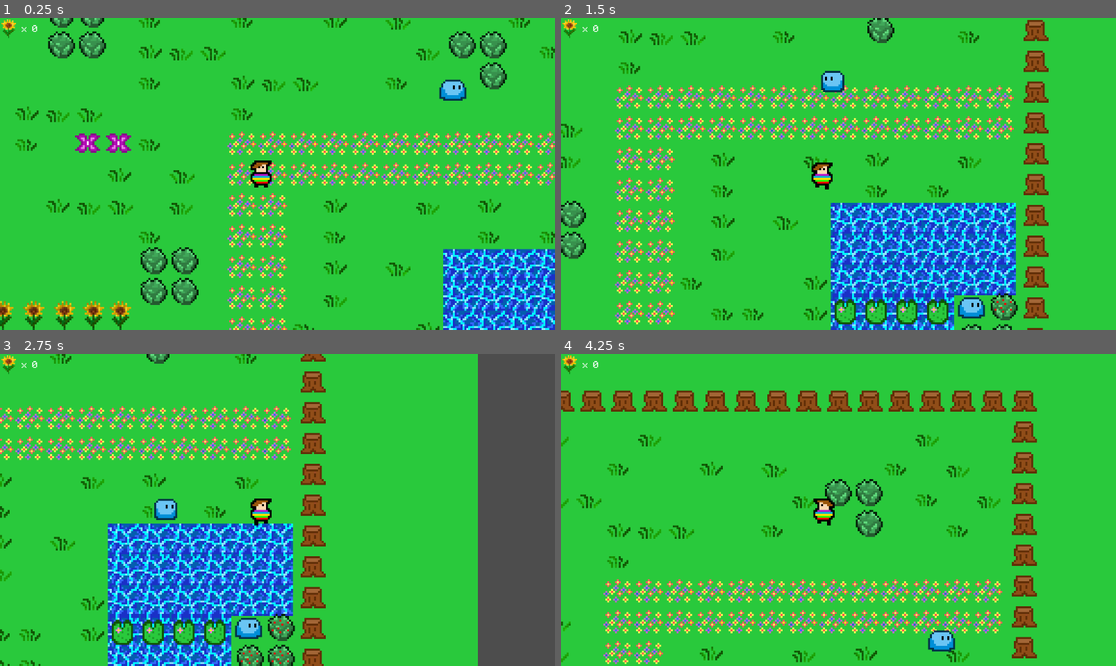
Above: before the commit, frames 1-4 (two rows, left to right).
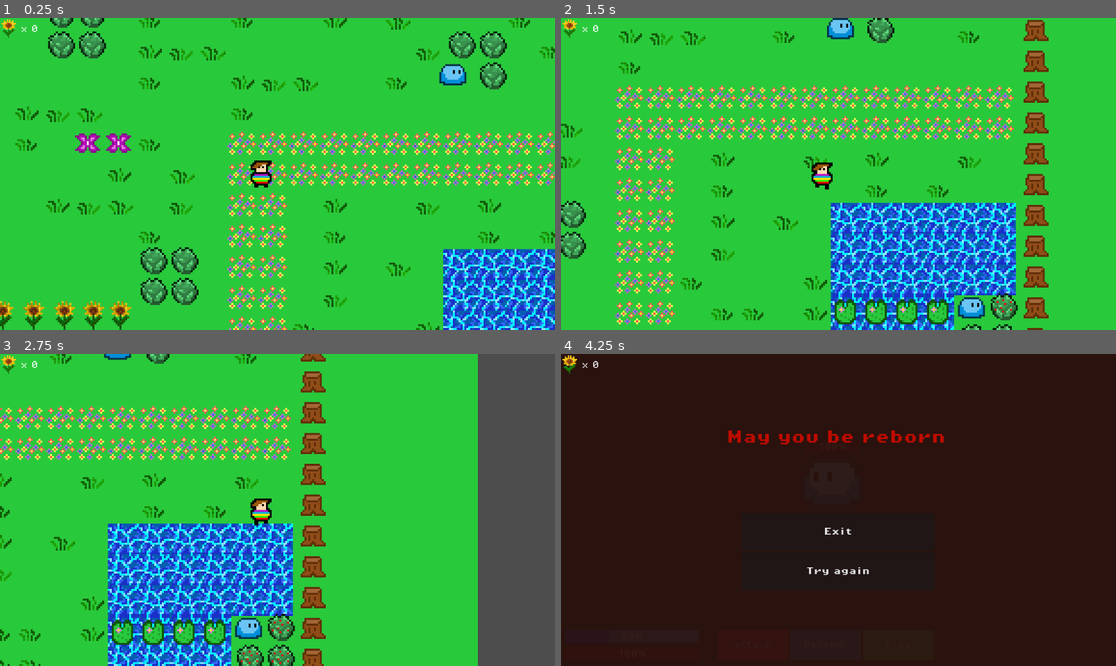
Above: after the commit, the same moments.

Repository: Kebo02/rpg-prog-2
Game: Godot game, scene res://scenes/rpg_prog_2.tscn
Same seed, same stepped clock (60 frames per second), same inputs: the game is played once before the commit and once after it. Sound files missing from this copy of the repository are replaced by a short silence.
Inputs:
- Up to frame 1 (0.25 s): no input
- Up to frame 2 (1.5 s): hold Right (ui_right) 0.53-1.28 s; hold Down (ui_down) from 1.28 s (still down)
- Up to frame 3 (2.75 s): release Down (ui_down) at 2.03 s; hold Right (ui_right) from 2.03 s (still down)
- Up to frame 4 (4.25 s): release Right (ui_right) at 2.78 s; hold Up (ui_up) 2.78-3.53 s; hold Left (ui_left) from 3.53 s (still down)

The runs differ from the first frame. In frame 1, 0.5% of the frame differs, in the area x 79-85%, y 14-27%; in frame 2, 0.6%; in frame 3, 0.4%; in frame 4, 100%, in the area x 0-100%, y 0-100%.

Commit message:
#8 game over screen

Diff:
--- a/scenes/battle_scene.tscn
+++ b/scenes/battle_scene.tscn
@@ -3,6 +3,7 @@
 [ext_resource type="Texture2D" uid="uid://vng5coc5dqa1" path="res://assets/entity_animation/blue_slime_walking_animation.png" id="1_kinr6"]
 [ext_resource type="Script" uid="uid://bfjhvegy7q2x2" path="res://scripts/battle_scene.gd" id="1_rca61"]
 [ext_resource type="FontFile" uid="uid://6op1lmq0am5u" path="res://assets/fonts/PixelOperator8.ttf" id="2_rca61"]
+[ext_resource type="FontFile" uid="uid://c6kyk7lrixu0f" path="res://assets/fonts/PixelOperator8-Bold.ttf" id="4_8qdv8"]
 
 [sub_resource type="AtlasTexture" id="AtlasTexture_rca61"]
 atlas = ExtResource("1_kinr6")
@@ -26,6 +27,33 @@
 [sub_resource type="StyleBoxFlat" id="StyleBoxFlat_8qdv8"]
 bg_color = Color(0.12156863, 0.24313726, 0.85882354, 1)
 
+[sub_resource type="StyleBoxFlat" id="StyleBoxFlat_7mjbx"]
+bg_color = Color(0.7490196, 0.105882354, 0.17254902, 1)
+
+[sub_resource type="StyleBoxFlat" id="StyleBoxFlat_jrwob"]
+bg_color = Color(0.7490196, 0.105882354, 0.17254902, 1)
+
+[sub_resource type="StyleBoxFlat" id="StyleBoxFlat_porms"]
+bg_color = Color(0.8666667, 0, 0.003921569, 1)
+
+[sub_resource type="StyleBoxFlat" id="StyleBoxFlat_0hs4o"]
+bg_color = Color(0.078431375, 0.5372549, 0.8901961, 1)
+
+[sub_resource type="StyleBoxFlat" id="StyleBoxFlat_1i8jf"]
+bg_color = Color(0.078431375, 0.5372549, 0.8901961, 1)
+
+[sub_resource type="StyleBoxFlat" id="StyleBoxFlat_g6hvt"]
+bg_color = Color(0, 0.7666669, 1, 1)
+
+[sub_resource type="StyleBoxFlat" id="StyleBoxFlat_svpld"]
+bg_color = Color(0.1882353, 0.6509804, 0.15294118, 1)
+
+[sub_resource type="StyleBoxFlat" id="StyleBoxFlat_g72on"]
+bg_color = Color(0.1882353, 0.6509804, 0.15294118, 1)
+
+[sub_resource type="StyleBoxFlat" id="StyleBoxFlat_tttxe"]
+bg_color = Color(0.21176471, 1, 0, 1)
+
 [sub_resource type="StyleBoxFlat" id="StyleBoxFlat_pxwbd"]
 bg_color = Color(0.7490196, 0.105882354, 0.17254902, 1)
 
@@ -35,20 +63,23 @@
 [sub_resource type="StyleBoxFlat" id="StyleBoxFlat_0gp0h"]
 bg_color = Color(0.8666667, 0, 0.003921569, 1)
 
-[sub_resource type="StyleBoxFlat" id="StyleBoxFlat_1i8jf"]
-bg_color = Color(0.91, 0.40040007, 0.14560002, 1)
+[sub_resource type="StyleBoxFlat" id="StyleBoxFlat_16mmc"]
+bg_color = Color(0.74, 0.33300003, 0, 1)
+
+[sub_resource type="StyleBoxFlat" id="StyleBoxFlat_fg2lh"]
+bg_color = Color(0.7411765, 0.33333334, 0, 1)
 
 [sub_resource type="StyleBoxFlat" id="StyleBoxFlat_3oc74"]
 bg_color = Color(0.8866537, 0.29864907, 0.07880073, 1)
 
-[sub_resource type="StyleBoxFlat" id="StyleBoxFlat_svpld"]
-bg_color = Color(0.1882353, 0.6509804, 0.15294118, 1)
-
-[sub_resource type="StyleBoxFlat" id="StyleBoxFlat_g72on"]
-bg_color = Color(0.1882353, 0.6509804, 0.15294118, 1)
-
-[sub_resource type="StyleBoxFlat" id="StyleBoxFlat_tttxe"]
-bg_color = Color(0.21176471, 1, 0, 1)
+[sub_resource type="StyleBoxFlat" id="StyleBoxFlat_y8gcu"]
+bg_color = Color(0.635, 0.26999998, 1, 1)
+
+[sub_resource type="StyleBoxFlat" id="StyleBoxFlat_31luo"]
+bg_color = Color(0.63529414, 0.27058825, 1, 1)
+
+[sub_resource type="StyleBoxFlat" id="StyleBoxFlat_dm2tv"]
+bg_color = Color(0.7308334, 0.14999998, 1, 1)
 
 [sub_resource type="StyleBoxFlat" id="StyleBoxFlat_05s0e"]
 bg_color = Color(0.37036446, 0.37036452, 0.37036437, 1)
@@ -63,7 +94,7 @@
 process_mode = 3
 script = ExtResource("1_rca61")
 
-[node name="ColorRect" type="ColorRect" parent="." unique_id=580139367]
+[node name="batle_arena" type="ColorRect" parent="." unique_id=580139367]
 offset_right = 1168.0
 offset_bottom = 648.0
 color = Color(0.096204735, 0.09620475, 0.096204735, 1)
@@ -122,18 +153,18 @@
 layout_mode = 2
 size_flags_horizontal = 3
 theme_override_fonts/font = ExtResource("2_rca61")
-theme_override_styles/normal = SubResource("StyleBoxFlat_pxwbd")
-theme_override_styles/pressed = SubResource("StyleBoxFlat_rum4d")
-theme_override_styles/hover = SubResource("StyleBoxFlat_0gp0h")
+theme_override_styles/normal = SubResource("StyleBoxFlat_7mjbx")
+theme_override_styles/pressed = SubResource("StyleBoxFlat_jrwob")
+theme_override_styles/hover = SubResource("StyleBoxFlat_porms")
 text = "attack"
 
 [node name="Defend_button" type="Button" parent="main_menu" unique_id=1311801030]
 layout_mode = 2
 size_flags_horizontal = 3
 theme_override_fonts/font = ExtResource("2_rca61")
-theme_override_styles/normal = SubResource("StyleBoxFlat_1i8jf")
+theme_override_styles/normal = SubResource("StyleBoxFlat_0hs4o")
 theme_override_styles/pressed = SubResource("StyleBoxFlat_1i8jf")
-theme_override_styles/hover = SubResource("StyleBoxFlat_3oc74")
+theme_override_styles/hover = SubResource("StyleBoxFlat_g6hvt")
 text = "Defend "
 
 [node name="Flee_button" type="Button" parent="main_menu" unique_id=1118371553]
@@ -165,8 +196,8 @@
 layout_mode = 2
 size_flags_horizontal = 3
 theme_override_fonts/font = ExtResource("2_rca61")
-theme_override_styles/normal = SubResource("StyleBoxFlat_1i8jf")
-theme_override_styles/pressed = SubResource("StyleBoxFlat_1i8jf")
+theme_override_styles/normal = SubResource("StyleBoxFlat_16mmc")
+theme_override_styles/pressed = SubResource("StyleBoxFlat_fg2lh")
 theme_override_styles/hover = SubResource("StyleBoxFlat_3oc74")
 text = "gamble"
 
@@ -174,9 +205,9 @@
 layout_mode = 2
 size_flags_horizontal = 3
 theme_override_fonts/font = ExtResource("2_rca61")
-theme_override_styles/normal = SubResource("StyleBoxFlat_svpld")
-theme_override_styles/pressed = SubResource("StyleBoxFlat_g72on")
-theme_override_styles/hover = SubResource("StyleBoxFlat_tttxe")
+theme_override_styles/normal = SubResource("StyleBoxFlat_y8gcu")
+theme_override_styles/pressed = SubResource("StyleBoxFlat_31luo")
+theme_override_styles/hover = SubResource("StyleBoxFlat_dm2tv")
 text = "spell"
 
 [node name="Back_button" type="Button" parent="skills_menu" unique_id=680644494]
@@ -187,6 +218,48 @@
 theme_override_styles/pressed = SubResource("StyleBoxFlat_j0cvo")
 theme_override_styles/hover = SubResource("StyleBoxFlat_sjku2")
 text = "Back"
+
+[node name="game_over_screen" type="ColorRect" parent="." unique_id=1398827564]
+anchors_preset = 15
+anchor_right = 1.0
+anchor_bottom = 1.0
+grow_horizontal = 2
+grow_vertical = 2
+color = Color(0.1681023, 0.06978244, 0.05323354, 0.94509804)
+
+[node name="death_message" type="Label" parent="game_over_screen" unique_id=1463092937]
+layout_mode = 1
+anchors_preset = -1
+anchor_bottom = 0.035
+offset_left = 7.0
+offset_top = 115.0
+offset_right = 1152.0
+offset_bottom = 208.32
+theme_override_colors/font_color = Color(0.75445384, 0.042781867, 1.92523e-07, 1)
+theme_override_fonts/font = ExtResource("4_8qdv8")
+theme_override_font_sizes/font_size = 29
+text = "May you be reborn "
+horizontal_alignment = 1
+vertical_alignment = 1
+
+[node name="Game_over_options" type="VBoxContainer" parent="game_over_screen" unique_id=1986001902]
+layout_mode = 0
+offset_left = 375.0
+offset_top = 330.0
+offset_right = 775.0
+offset_bottom = 491.0
+
+[node name="exit_btn" type="Button" parent="game_over_screen/Game_over_options" unique_id=506306836]
+layout_mode = 2
+size_flags_vertical = 3
+theme_override_fonts/font = ExtResource("4_8qdv8")
+text = "Exit"
+
+[node name="try_again_btn" type="Button" parent="game_over_screen/Game_over_options" unique_id=1235452514]
+layout_mode = 2
+size_flags_vertical = 3
+theme_override_fonts/font = ExtResource("4_8qdv8")
+text = "Try again"
 
 [connection signal="pressed" from="main_menu/Attack_button" to="." method="_on_attack_button_pressed"]
 [connection signal="pressed" from="main_menu/Defend_button" to="." method="_on_defend_button_pressed"]
@@ -195,3 +268,5 @@
 [connection signal="pressed" from="skills_menu/gamble" to="." method="_on_gamble_pressed"]
 [connection signal="pressed" from="skills_menu/spell" to="." method="_on_spell_pressed"]
 [connection signal="pressed" from="skills_menu/Back_button" to="." method="_on_back_button_pressed"]
+[connection signal="pressed" from="game_over_screen/Game_over_options/exit_btn" to="." method="_on_exit_btn_pressed"]
+[connection signal="pressed" from="game_over_screen/Game_over_options/try_again_btn" to="." method="_on_try_again_btn_pressed"]
--- a/scenes/rpg_prog_2.tscn
+++ b/scenes/rpg_prog_2.tscn
@@ -112,7 +112,7 @@
 position = Vector2(-74, 76)
 
 [node name="slime" parent="." unique_id=1133044125 instance=ExtResource("5_4n87g")]
-position = Vector2(99, -50)
+position = Vector2(99, -58)
 
 [node name="slime2" parent="." unique_id=1940434036 instance=ExtResource("5_4n87g")]
 position = Vector2(167, 87)
--- a/scripts/battle_scene.gd
+++ b/scripts/battle_scene.gd
@@ -8,6 +8,7 @@
 @onready var player_mana = $player_mana
 @onready var skills_menu = $skills_menu
 @onready var main_menu = $main_menu
+@onready var game_over_screen = $game_over_screen
 
 func _ready() -> void:
 	player_hp.max_value = player.max_hp
@@ -33,6 +34,9 @@
 		queue_free()
 		return	true
 	return false
+
+
+
 #Helper Methods >
 
 
@@ -107,6 +111,13 @@
 	if player_wins():
 		return
 	enemy_turn()
+func _on_try_again_btn_pressed() -> void:
+	get_tree().paused = false
+	queue_free()
+	get_tree().change_scene_to_file("res://scenes/rpg_prog_2.tscn")
+
+func _on_exit_btn_pressed() -> void:
+	get_tree().quit()
 #Button Functions >
 
 #Enemy Attack Phase <
@@ -119,7 +130,15 @@
 	player.is_defending = false
 
 	if player.hp <= 0 :
-		print("Game Over")
+		var messages =  [
+		"May you be reborn",
+		"Your fate shall be altered",
+		]
+		var random_index = randi()% messages.size()
+		$game_over_screen/death_message.text = messages[random_index]
+		game_over_screen.show()
+		get_tree().paused = true
+
 	else:
 		set_buttons_disabled(false)
 #Enemy Attact Phase >
--- a/scripts/slime.tscn.gd
+++ b/scripts/slime.tscn.gd
@@ -6,7 +6,7 @@
 
 var hp: int = 10
 var max_hp: int = 10
-var dmg = 2
+var dmg = 8
 
 const BATTLE_SCENE = preload("res://scenes/battle_scene.tscn")
 
